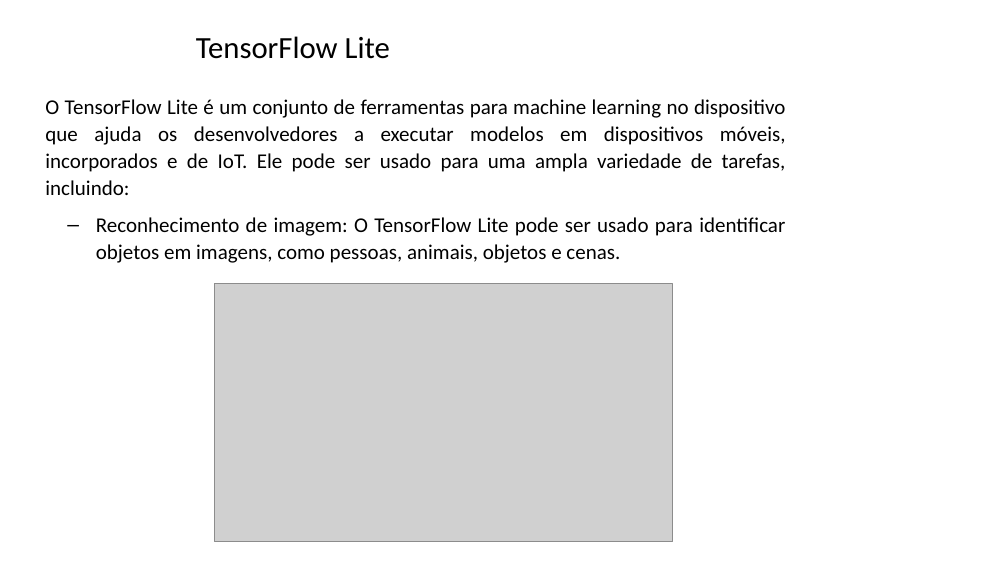
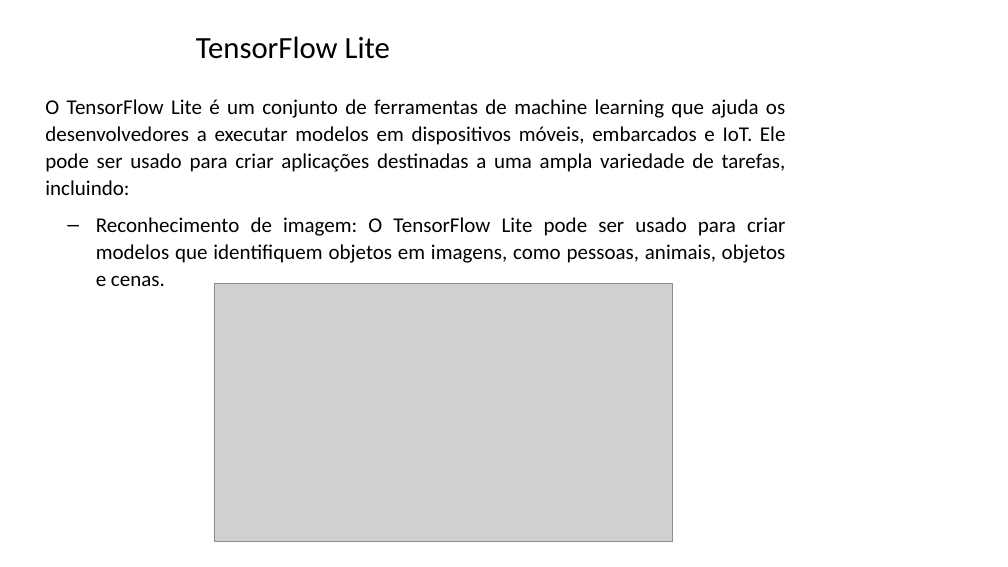
Before and after one commit to zz4fap/tp557-iot-ml, a slide deck: slide 22 of slides/TP557_14_introducao_tensorflowlite.pptx. Drawn at 1008x567 pixels with LibreOffice and Linux fonts; fonts in the diff are those of the drawing; grey boxes stand for pictures; background and template pictures are left out. Boxes give left, top, right and bottom in pixels: in the first picture for what was removed or moved away, otherwise in the second. Text is boxed around its words. In the diff, an @@ line names an element or a change of style, - is before the commit and + after.

Commit message:
update of slides

```diff
--- a/slides/TP557_14_introducao_tensorflowlite.pptx
+++ b/slides/TP557_14_introducao_tensorflowlite.pptx
@@ text at [45, 99, 786, 286]: text changed @@
-O TensorFlow Lite é um conjunto de ferramentas para machine learning no dispositivo que ajuda os desenvolvedores a executar modelos em dispositivos móveis, incorporados e de IoT. Ele pode ser usado para uma ampla variedade de tarefas, incluindo:
-  – Reconhecimento de imagem: O TensorFlow Lite pode ser usado para identificar objetos em imagens, como pessoas, animais, objetos e cenas.
+O TensorFlow Lite é um conjunto de ferramentas de machine learning que ajuda os desenvolvedores a executar modelos em dispositivos móveis, embarcados e IoT. Ele pode ser usado para criar aplicações destinadas a uma ampla variedade de tarefas, incluindo:
+  – Reconhecimento de imagem: O TensorFlow Lite pode ser usado para criar modelos que identifiquem objetos em imagens, como pessoas, animais, objetos e cenas.
```
Also in this commit, not shown: 3 other slides changed.
